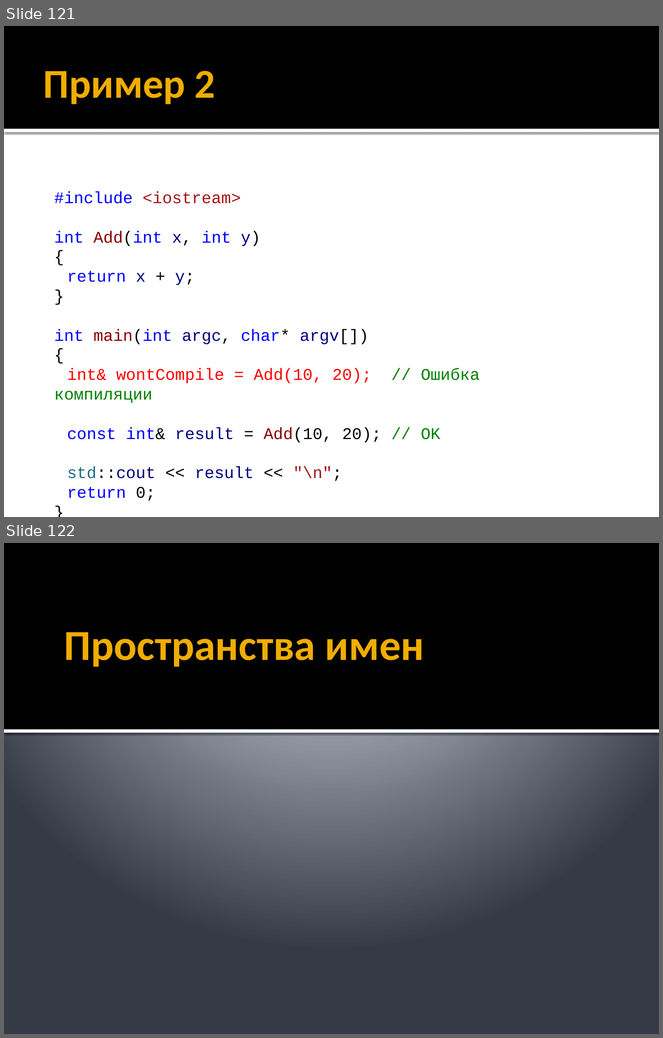
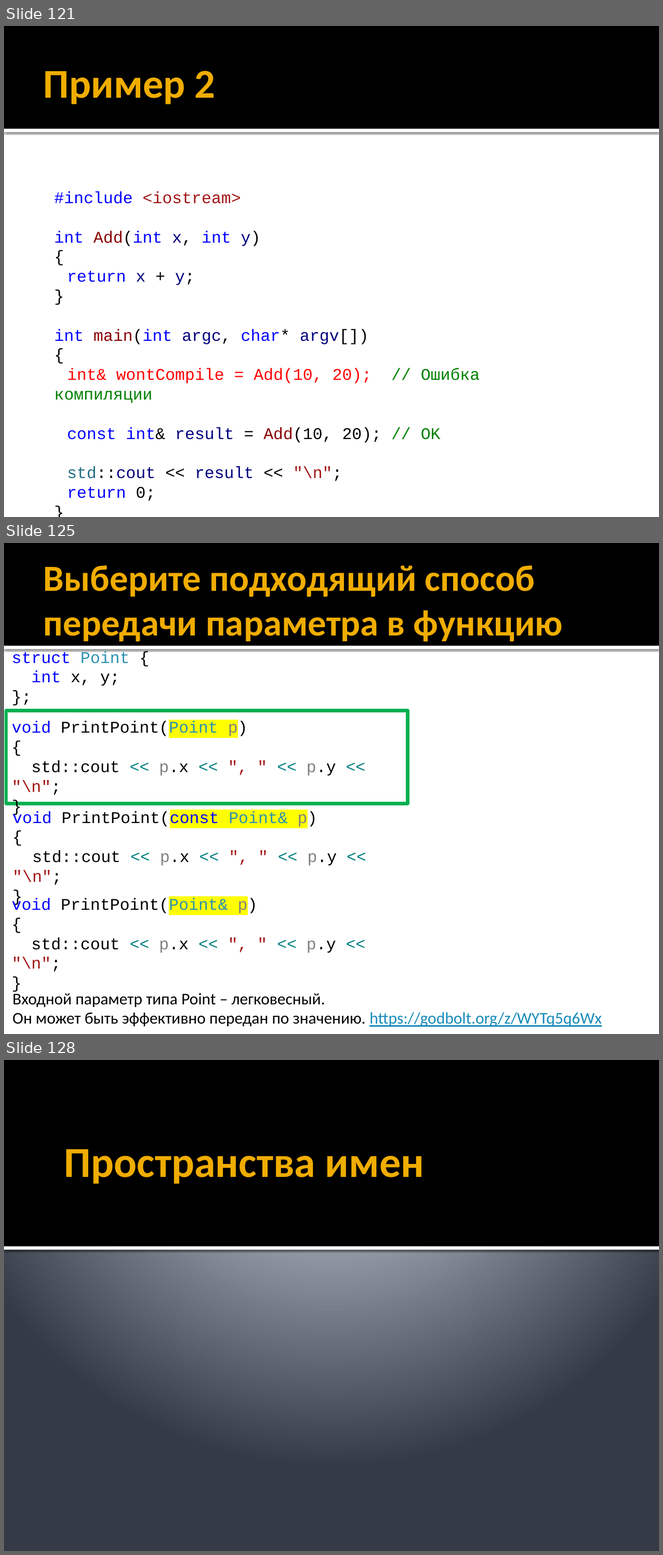
Before and after one commit to alexey-malov/oop, a slide deck: lectures/01/Синтаксис C++.pptx. Shown one above the other, each under a label of ours: slides 121 and 122 before the commit, slides 121, 125 and 128 after it; the slides between them are not shown. The pictures are 663x1038 and 663x1555 pixels, drawn with LibreOffice and Linux fonts; fonts in the diff are those of the drawing. Boxes give left, top, right and bottom in pixels: in the first picture for what was removed or moved away, otherwise in the second. Text is boxed around its words. In the diff, an @@ line names an element or a change of style, - is before the commit and + after.

```diff
--- a/lectures/01/Синтаксис C++.pptx
+++ b/lectures/01/Синтаксис C++.pptx
@@ slide 125 added at [4,543,659,1034], background #FFFFFF; not listed: 2 template elements that a slide beside it also shows @@
@@ title added at [44,565,563,642], 40.5 pt, text #F0AD00, bold @@
+Выберите подходящий способ передачи параметра в функцию
@@ text added at [12,651,129,686], 18 pt, text #0000FF @@
+struct Point {
+int x, y;
+};
@@ rectangle added at [6,711,408,804], outline #00B050 3.78 pt @@
@@ text added at [12,721,336,795], 18 pt, text #000000 @@
+void PrintPoint(Point p)
+{
+std::cout << p.x << ", " << p.y << "\n";
+}
@@ text added at [12,811,337,885], 18 pt, text #000000 @@
+void PrintPoint(const Point& p)
+{
+std::cout << p.x << ", " << p.y << "\n";
+}
@@ text added at [12,898,336,972], 18 pt, text #000000 @@
+void PrintPoint(Point& p)
+{
+std::cout << p.x << ", " << p.y << "\n";
+}
@@ text added at [12,991,601,1027], 18 pt, text #000000 @@
+Входной параметр типа Point – легковесный.
+Он может быть эффективно передан по значению. https://godbolt.org/z/WYTq5q6Wx
@@ what was slide 122 is now slide 128 @@
```
Also in this commit, not shown: 5 other slides added, 30 other files.
